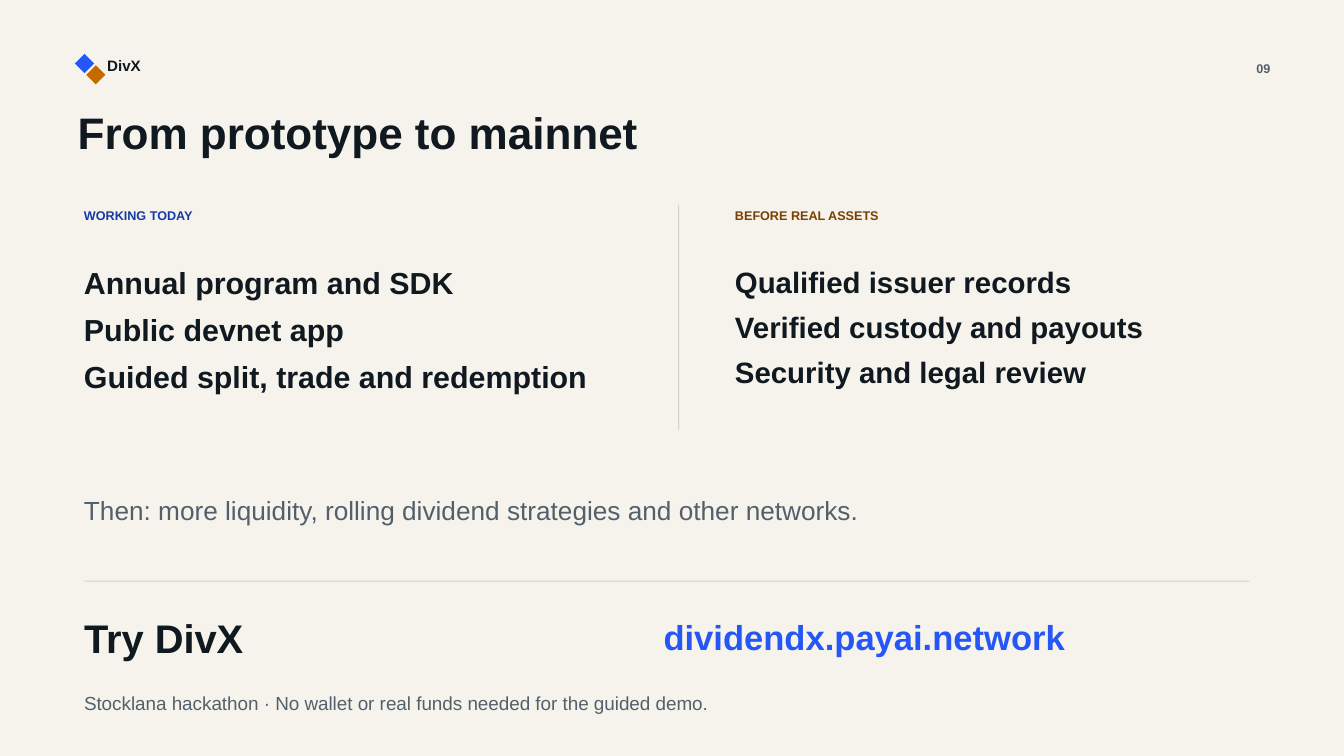
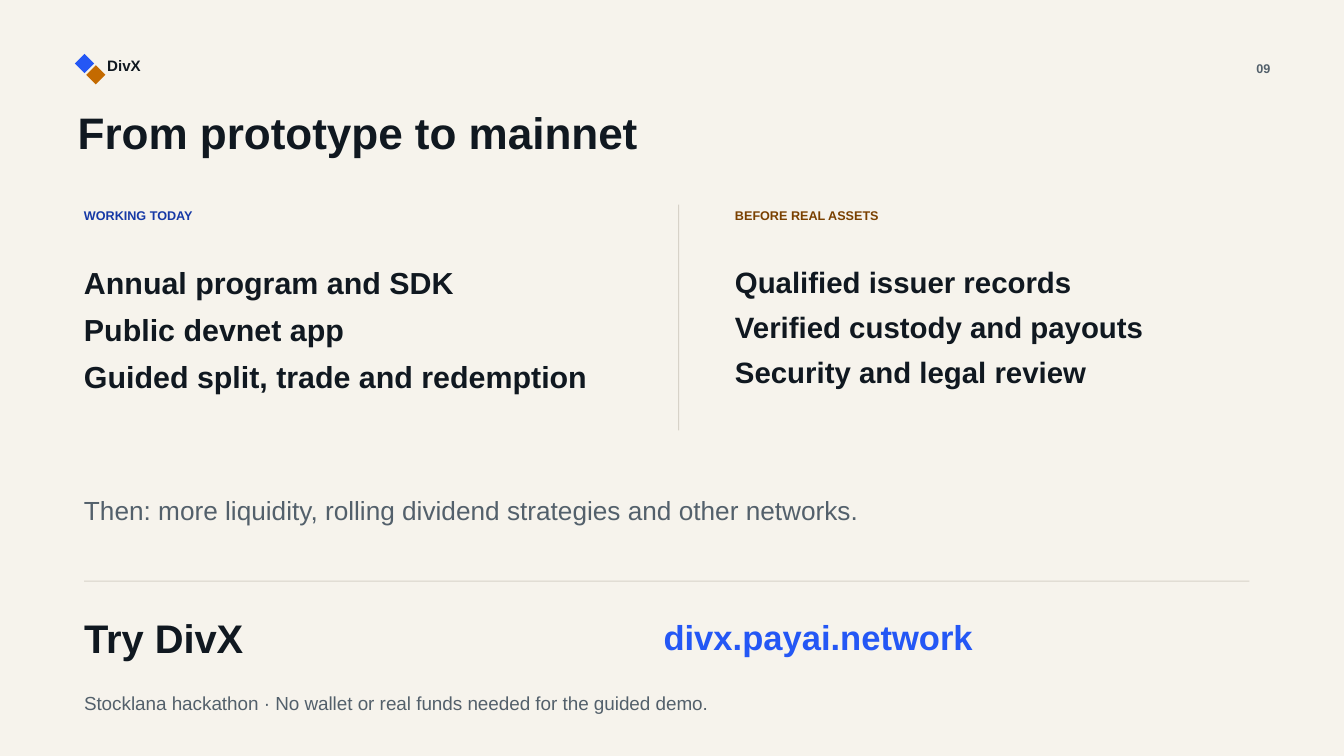
Before and after one commit to notorious-d-e-v/dividendx-stocklana, a slide deck: slide 9 of presentation/build/illustrated-v4/finalizer/DivX-illustrated-v4-candidate.pptx. Drawn at 1344x756 pixels with LibreOffice and Linux fonts; fonts in the diff are those of the drawing. Boxes give left, top, right and bottom in pixels: in the first picture for what was removed or moved away, otherwise in the second. Text is boxed around its words. In the diff, an @@ line names an element or a change of style, - is before the commit and + after.

Commit message:
Make divx.payai.network the canonical public domain

```diff
--- a/presentation/build/illustrated-v4/finalizer/DivX-illustrated-v4-candidate.pptx
+++ b/presentation/build/illustrated-v4/finalizer/DivX-illustrated-v4-candidate.pptx
@@ text at (x1=664, y1=625, x2=973, y2=657): text changed @@
-dividendx.payai.network
+divx.payai.network
```
Also in this commit, not shown: 1 other slide changed, 38 other files.
